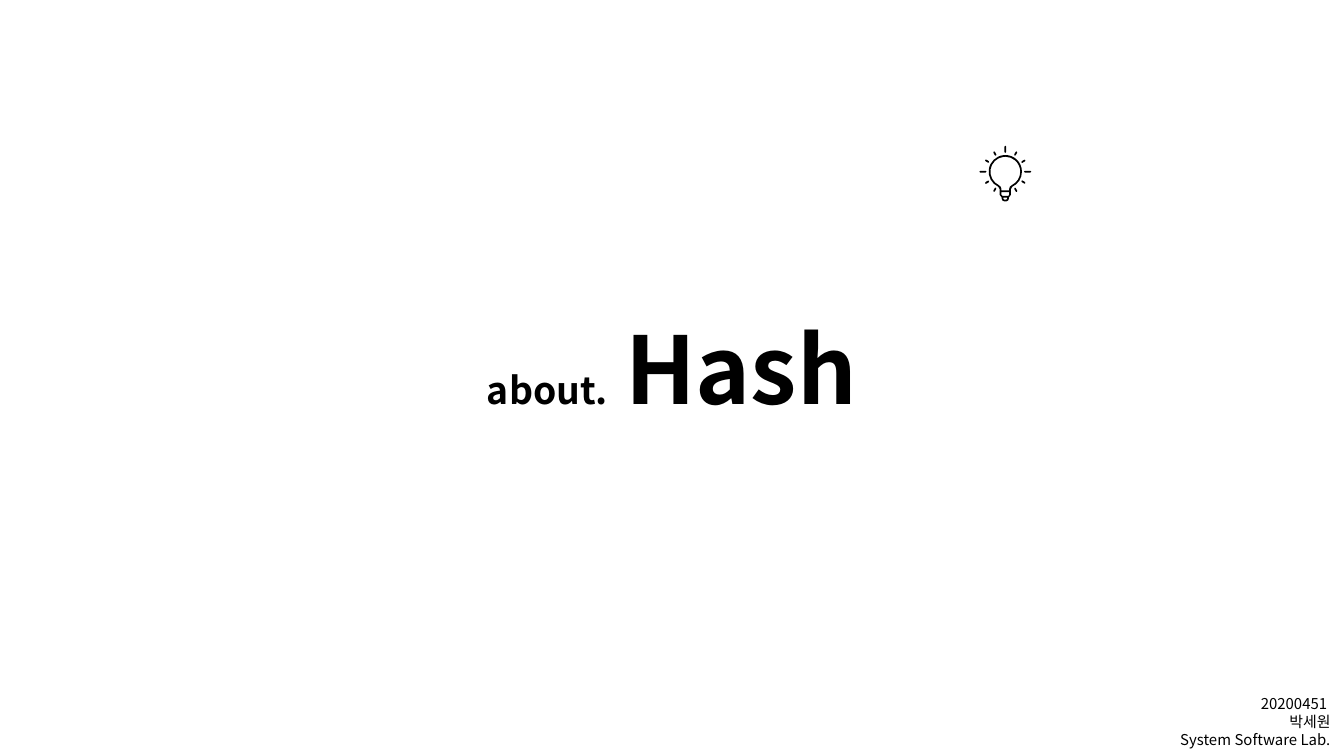
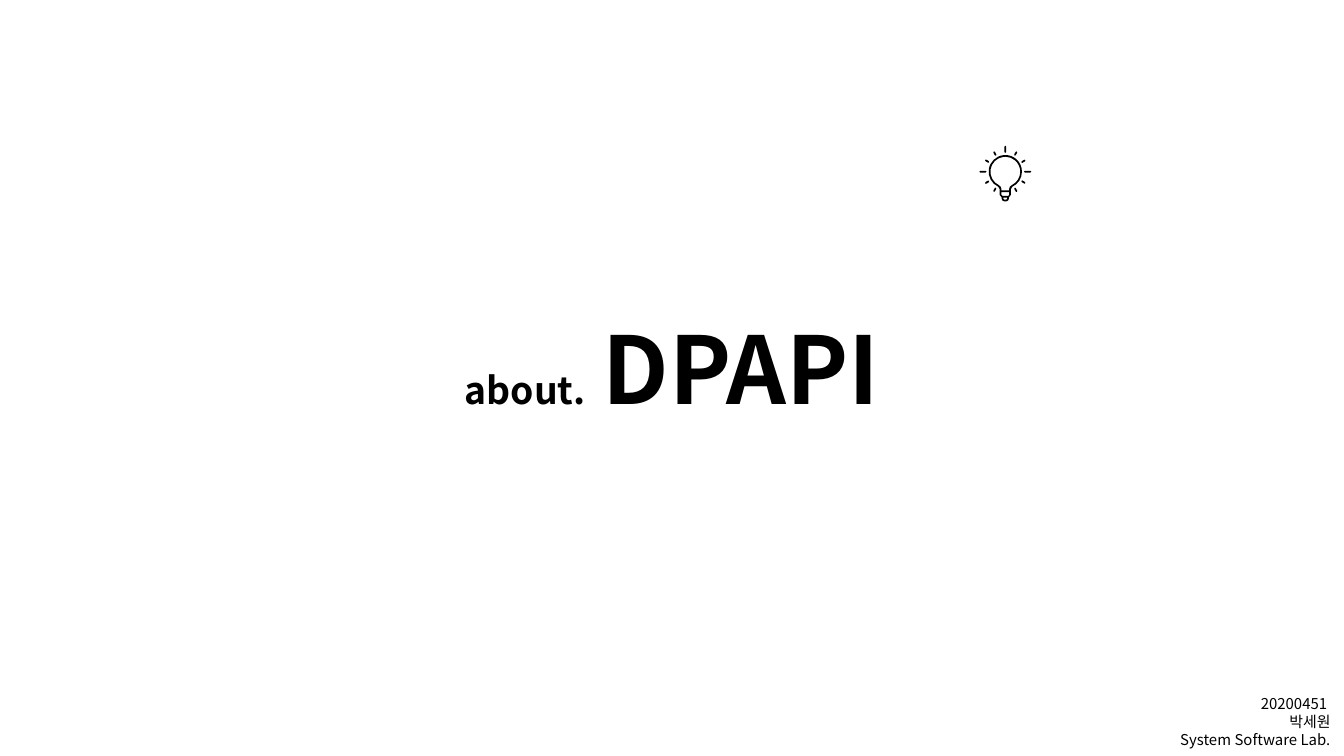
Before and after one commit to sewonpark-sec/SSL-Seminar, a slide deck: slide 1 of 14_DPAPI.pptx. Drawn at 1344x756 pixels with LibreOffice and Linux fonts; fonts in the diff are those of the drawing. Boxes give left, top, right and bottom in pixels: in the first picture for what was removed or moved away, otherwise in the second. Text is boxed around its words. In the diff, an @@ line names an element or a change of style, - is before the commit and + after.

Commit message:
upload: DPAPI

```diff
--- a/14_DPAPI.pptx
+++ b/14_DPAPI.pptx
@@ title at (465, 335, 880, 405): text changed @@
-about. Hash
+about. DPAPI
```
Also in this commit, not shown: 3 other slides changed, 13 slides added, 16 slides removed.
